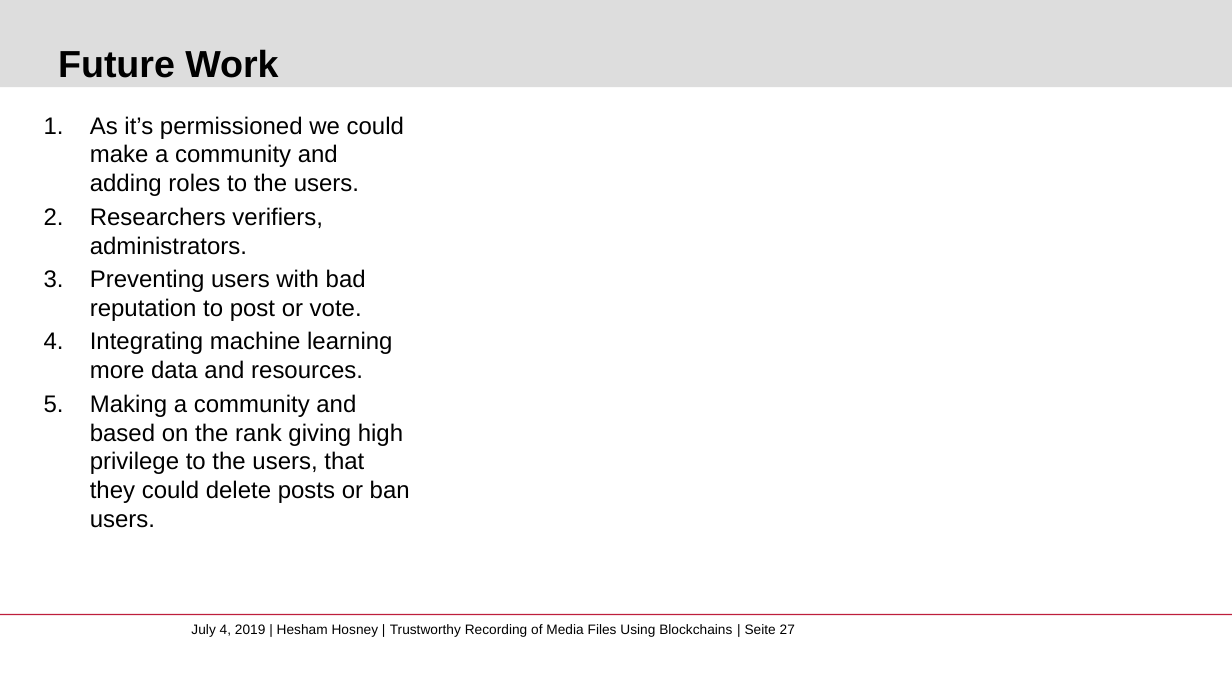
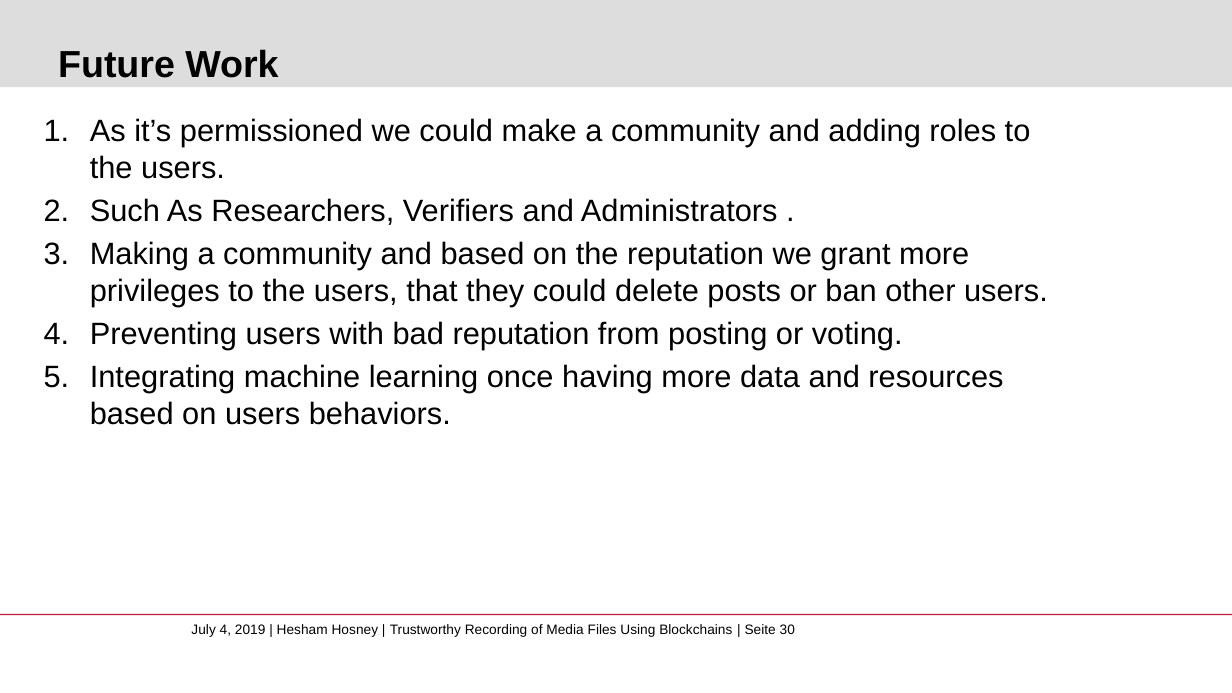
Before and after one commit to whosham/FakeNewsDetection, a slide deck: slide 30 of FakeNewsDetection.pptx (slide 27 before the commit). Drawn at 1232x693 pixels with LibreOffice and Linux fonts; fonts in the diff are those of the drawing; background and template pictures are left out. Boxes give left, top, right and bottom in pixels: in the first picture for what was removed or moved away, otherwise in the second. Text is boxed around its words. In the diff, an @@ line names an element or a change of style, - is before the commit and + after.

```diff
--- a/FakeNewsDetection.pptx
+++ b/FakeNewsDetection.pptx
@@ text at box(90, 118, 1031, 179): size 14 to 18 pt in "As it’s permissioned we could make a ..." @@
@@ text at box(90, 198, 1048, 425): text changed; size 14 to 18 pt @@
-2. Researchers verifiers, administrators.
-3. Preventing users with bad reputation to post or vote.
-4. Integrating machine learning more data and resources.
-5. Making a community and based on the rank giving high privilege to the users, that they could delete posts or ban users.
+2. Such As Researchers, Verifiers and Administrators .
+3. Making a community and based on the reputation we grant more privileges to the users, that they could delete posts or ban other users.
+4. Preventing users with bad reputation from posting or voting.
+5. Integrating machine learning once having more data and resources based on users behaviors.
@@ text at box(191, 624, 795, 637): text changed @@
-July 4, 2019 | Hesham Hosney | Trustworthy Recording of Media Files Using Blockchains | Seite 27
+July 4, 2019 | Hesham Hosney | Trustworthy Recording of Media Files Using Blockchains | Seite 30
```
Also in this commit, not shown: 18 other slides changed, 6 slides added, 2 slides removed, 4 other files.
